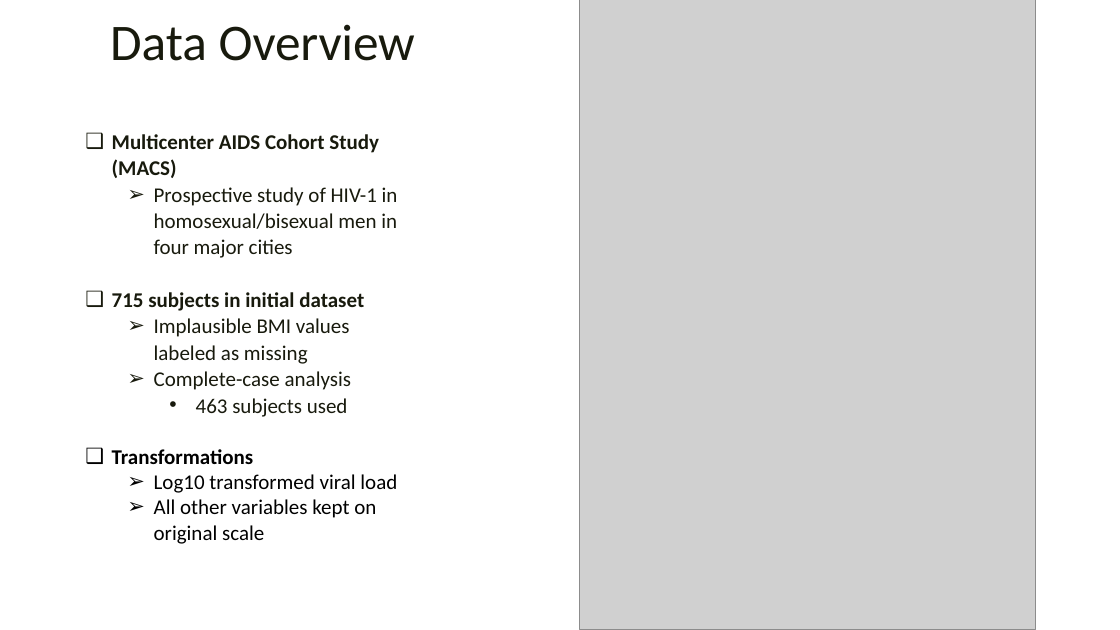
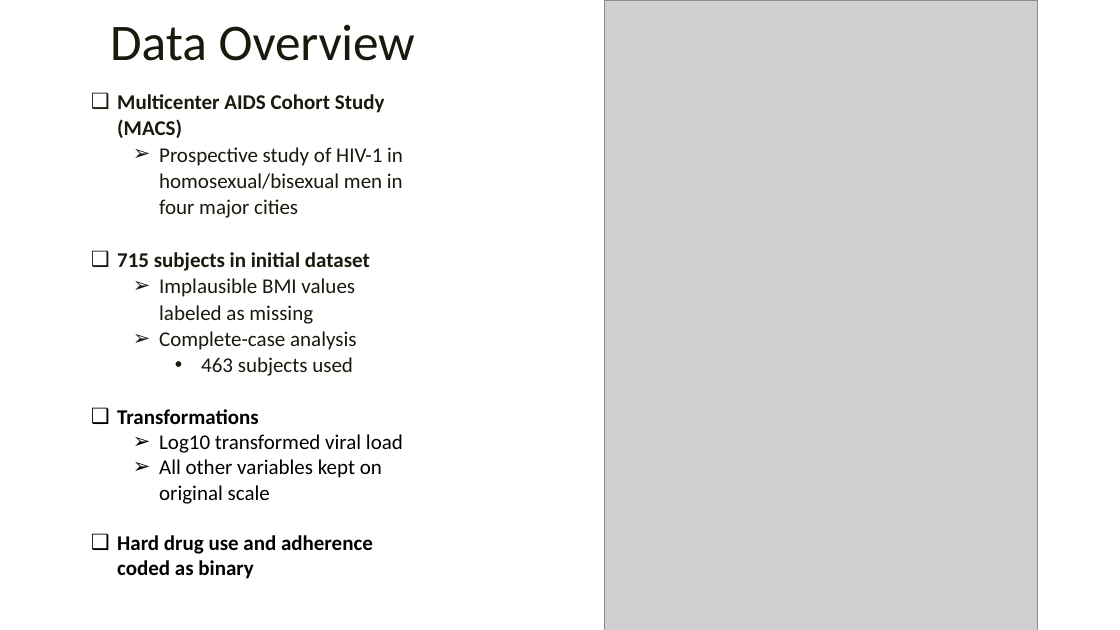
Before and after one commit to rysummers/BIOS6624-Class, a slide deck: slide 4 of Project1/Reports/Project1_Presentation_summers.pptx (slide 3 before the commit). Drawn at 1120x630 pixels with LibreOffice and Linux fonts; fonts in the diff are those of the drawing; grey boxes stand for pictures; background and template pictures are left out. Boxes give left, top, right and bottom in pixels: in the first picture for what was removed or moved away, otherwise in the second. Text is boxed around its words. In the diff, an @@ line names an element or a change of style, - is before the commit and + after.

```diff
--- a/Project1/Reports/Project1_Presentation_summers.pptx
+++ b/Project1/Reports/Project1_Presentation_summers.pptx
@@ picture: place and size @@
-picture at (580, 0, 1036, 630)
+picture at (605, 0, 1038, 630)
@@ text "Multicenter AIDS Cohort Study (MACS)": place and size @@
-text "Multicenter AIDS Cohort Study (MACS)" at (112, 134, 398, 544)
+text "Multicenter AIDS Cohort Study (MACS)" at (117, 94, 403, 579)
@@ text at (117, 535, 373, 579): paragraph added @@
+❑ Hard drug use and adherence coded as binary
```
Also in this commit, not shown: 3 other slides changed, 3 slides added, 2 slides removed, 11 other files.
